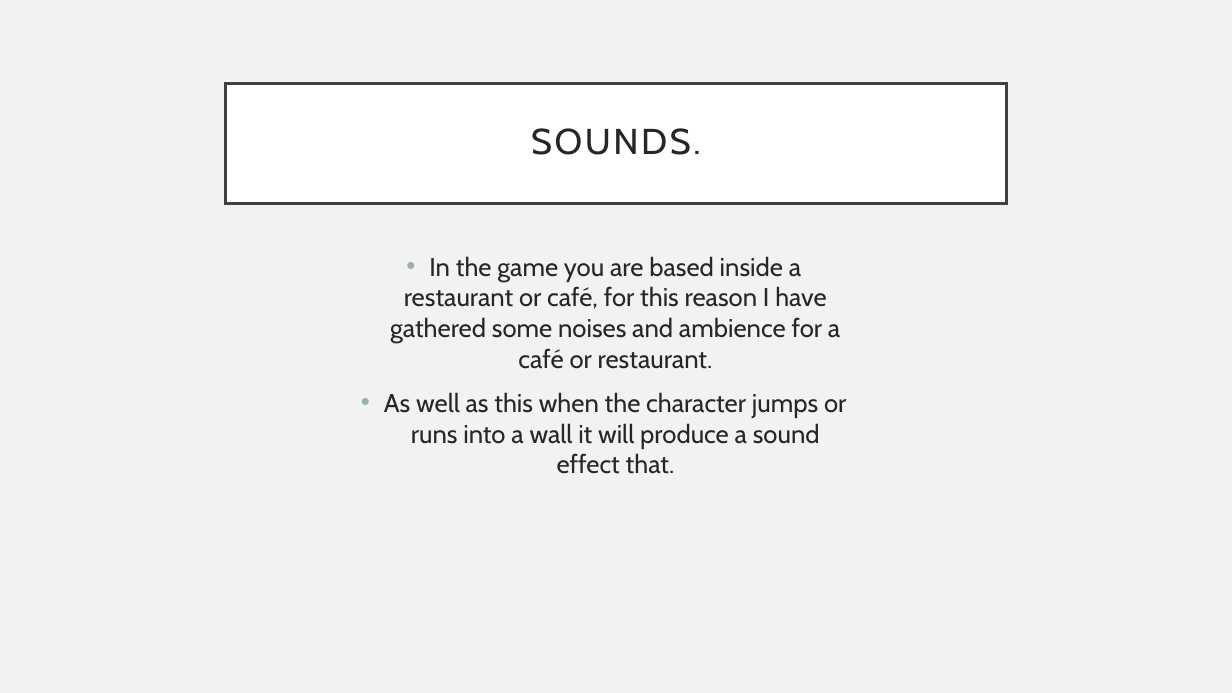
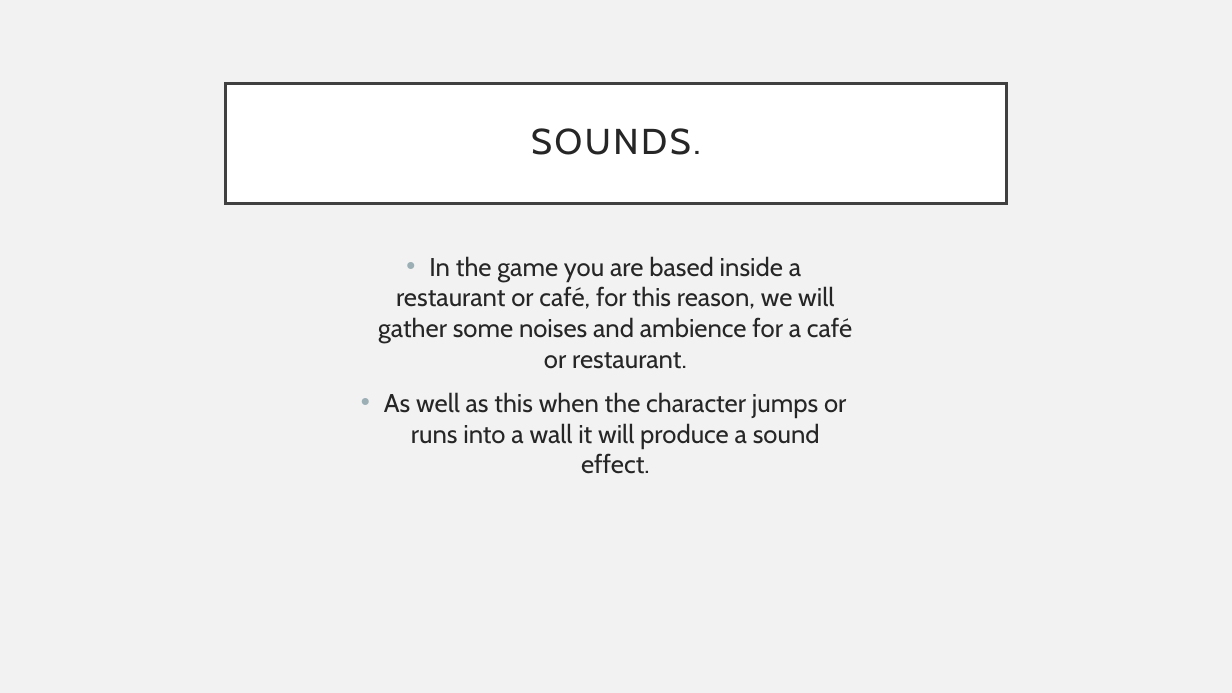
Before and after one commit to lcifty/College, a slide deck: slide 6 of College/FMP/Bacon Bandit.pptx. Drawn at 1232x693 pixels with LibreOffice and Linux fonts; fonts in the diff are those of the drawing. Boxes give left, top, right and bottom in pixels: in the first picture for what was removed or moved away, otherwise in the second. Text is boxed around its words. In the diff, an @@ line names an element or a change of style, - is before the commit and + after.

```diff
--- a/College/FMP/Bacon Bandit.pptx
+++ b/College/FMP/Bacon Bandit.pptx
@@ text at [378, 256, 852, 474]: text changed @@
-• In the game you are based inside a restaurant or café, for this reason I have gathered some noises and ambience for a café or restaurant.
-• As well as this when the character jumps or runs into a wall it will produce a sound effect that.
+• In the game you are based inside a restaurant or café, for this reason, we will gather some noises and ambience for a café or restaurant.
+• As well as this when the character jumps or runs into a wall it will produce a sound effect.
```
Also in this commit, not shown: 5 other slides changed.
